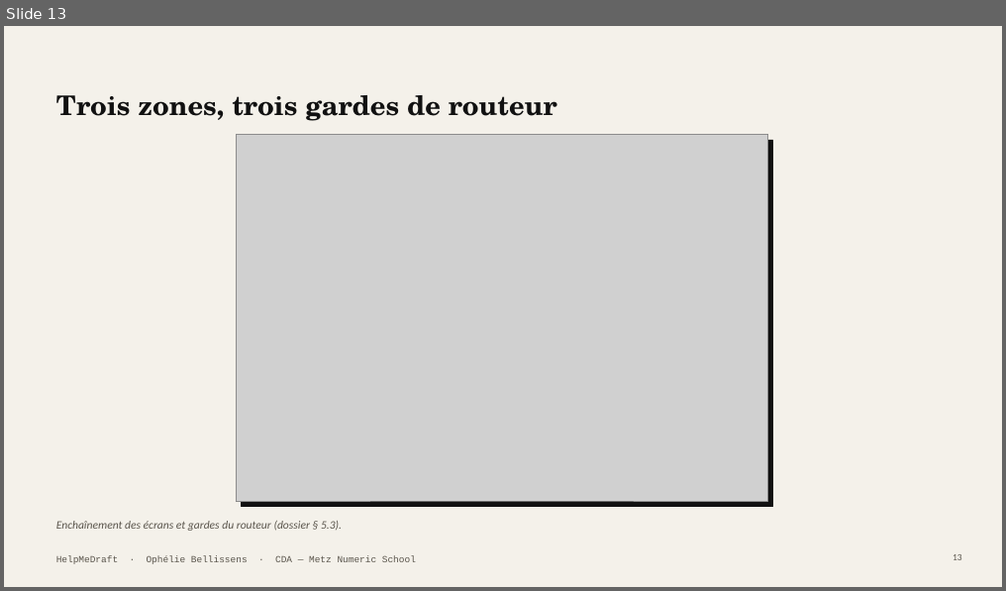
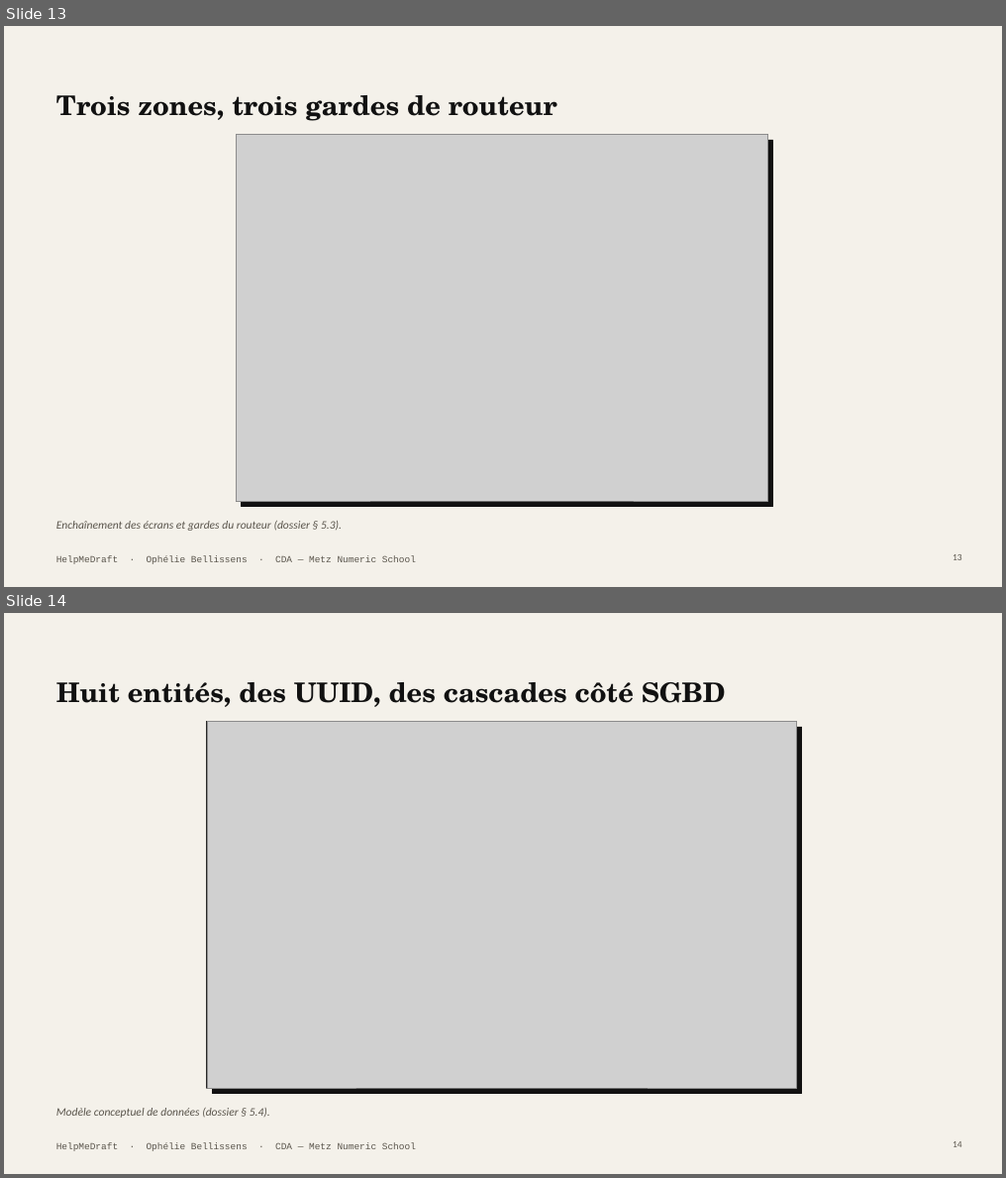
Before and after one commit to Equinoxya/HelpMeDraft---projet-fil-rouge, a slide deck: docs/Soutenance-HelpMeDraft.pptx. Shown one above the other, each under a label of ours: slide 13 before the commit, slides 13 and 14 after it. The pictures are 1006x591 and 1006x1178 pixels, drawn with LibreOffice and Linux fonts; fonts in the diff are those of the drawing; grey boxes stand for pictures. Boxes give left, top, right and bottom in pixels: in the first picture for what was removed or moved away, otherwise in the second. Text is boxed around its words. In the diff, an @@ line names an element or a change of style, - is before the commit and + after.

```diff
--- a/docs/Soutenance-HelpMeDraft.pptx
+++ b/docs/Soutenance-HelpMeDraft.pptx
@@ slide 14 added at box(4, 613, 1002, 1174), background #F4F1EA; not listed: 1 template element that a slide beside it also shows @@
@@ title added at box(56, 682, 726, 707), 26 pt, text #111111, bold @@
+Huit entités, des UUID, des cascades côté SGBD
@@ rectangle added at box(207, 722, 797, 1088), fill #FFFFFF, outline #111111 1.25 pt @@
@@ picture added at box(207, 722, 797, 1088) @@
@@ rectangle added at box(212, 727, 802, 1093), fill #111111, outline #111111 0.75 pt @@
@@ text added at box(56, 1108, 270, 1118), 11 pt, text #5A554C, italic @@
+Modèle conceptuel de données (dossier § 5.4).
@@ page number added at box(952, 1142, 962, 1148), 9 pt, text #5A554C @@
+14
```
Also in this commit, not shown: 1 slide changed, 8 other files.
